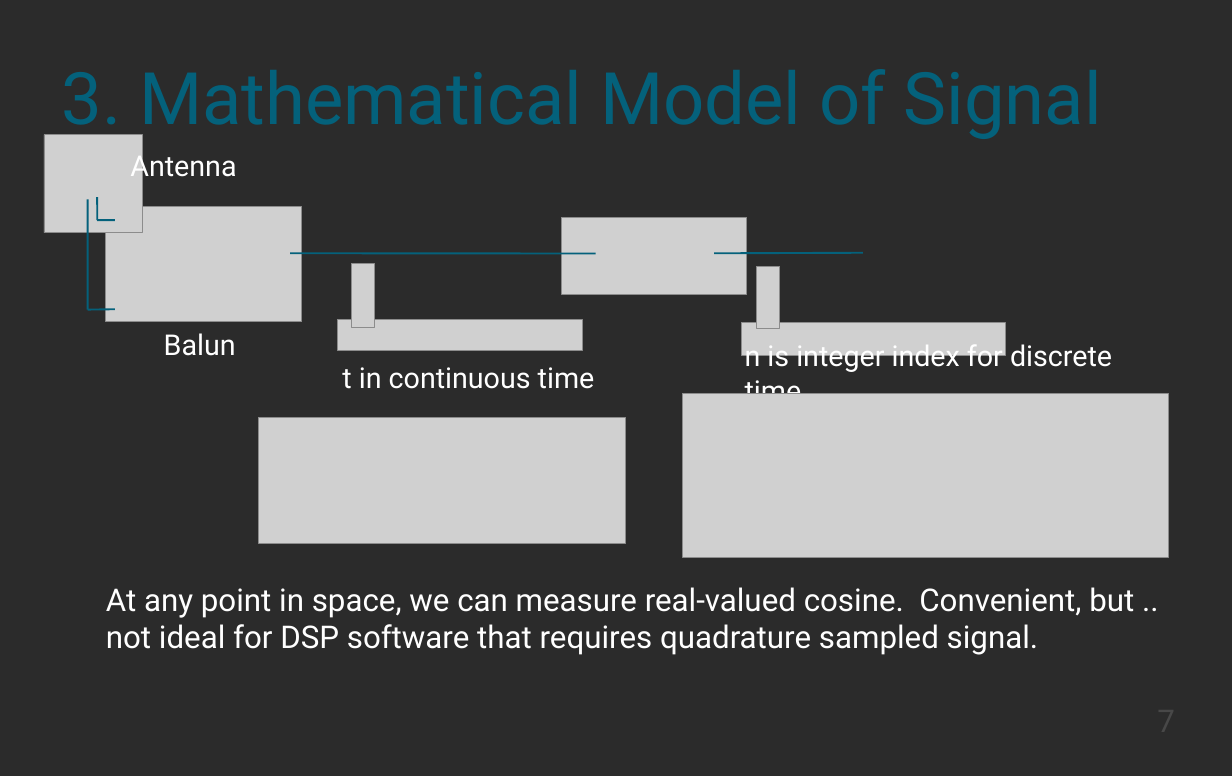
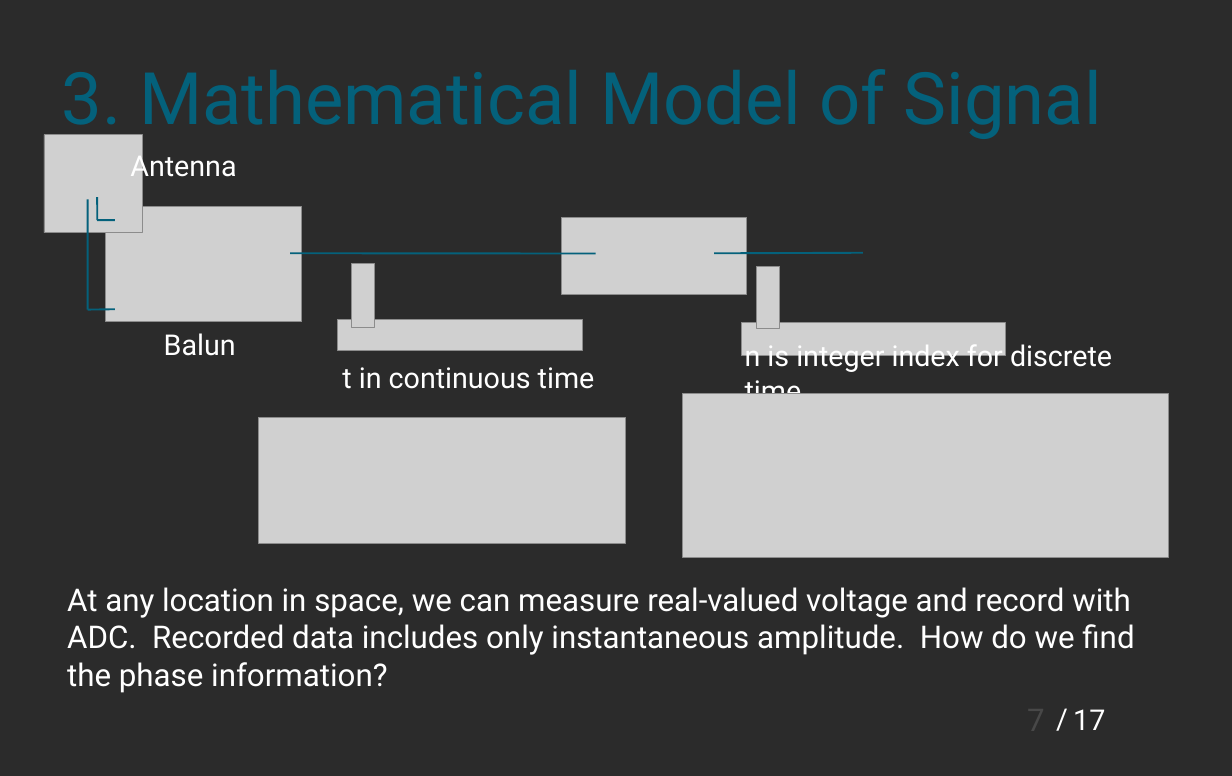
Before and after one commit to spiro-sarris/pres, a slide deck: slide 7 of rf_iq.odp. Drawn at 1232x776 pixels with LibreOffice and Linux fonts; fonts in the diff are those of the drawing; grey boxes stand for pictures; background and template pictures are left out; a plain dark background stands for a picture behind light text. Boxes give left, top, right and bottom in pixels: in the first picture for what was removed or moved away, otherwise in the second. Text is boxed around its words. In the diff, an @@ line names an element or a change of style, - is before the commit and + after.

```diff
--- a/rf_iq.odp
+++ b/rf_iq.odp
@@ text at [67, 587, 1134, 693]: text changed @@
-At any point in space, we can measure real-valued cosine. Convenient, but .. not ideal for DSP software that requires quadrature sampled signal.
+At any location in space, we can measure real-valued voltage and record with ADC. Recorded data includes only instantaneous amplitude. How do we find the phase information?
@@ page number rewrapped from [944, 701, 1175, 755] to [906, 701, 1045, 743] @@
@@ text added at [1053, 695, 1077, 742], 22 pt, text #FFFFFF @@
+/
@@ text added at [1073, 709, 1105, 730], 22 pt, text #FFFFFF @@
+17
```
Also in this commit, not shown: 12 other slides changed, 4 slides added, 1 slide removed.
